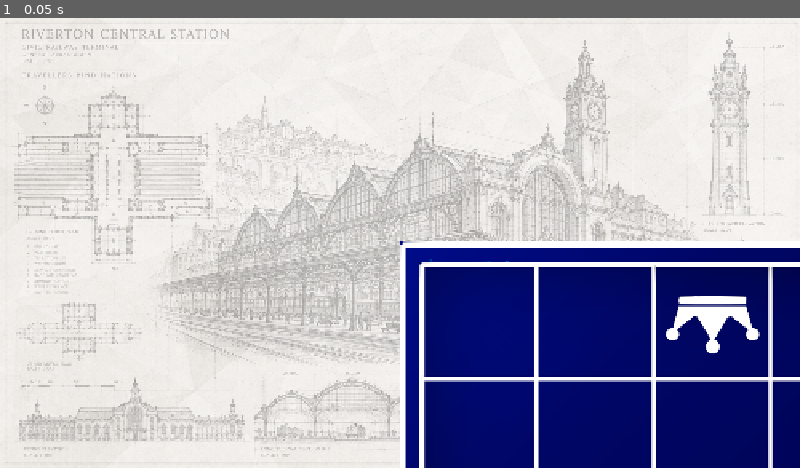
Above: before the commit, frame 1.
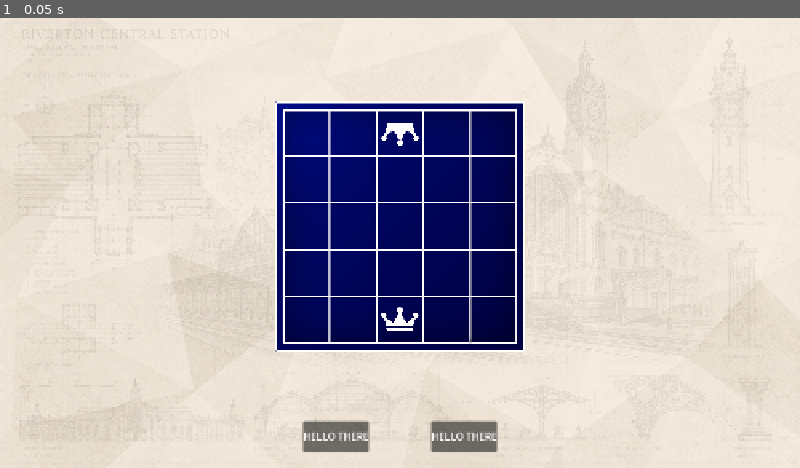
Above: after the commit, the same moment.

Repository: ryanh6/cardChess
Game: Godot game, scene res://scenes/screens/gameScreen.tscn
Two runs of this game, one before a commit and one after it. Both use one fixed random seed, a clock stepped at 60 frames per second and the inputs below. The project has no main scene, so this scene is started directly.
Inputs:
- Up to frame 1 (0.05 s): no input

The runs differ from the first frame. In frame 1, 43% of the frame differs, in the area x 0-100%, y 2-100%.

Commit message:
Changed game background
Another color tweak to the game screen background

Diff:
--- a/scenes/components/gameBoard.tscn
+++ b/scenes/components/gameBoard.tscn
@@ -12,9 +12,11 @@
 
 [node name="TextureRect" type="TextureRect" parent="." unique_id=97364680]
 layout_mode = 1
-anchors_preset = -1
-anchor_right = 0.781
-anchor_bottom = 1.389
-offset_right = -959.68005
-offset_bottom = -960.08
+anchors_preset = 15
+anchor_right = 1.0
+anchor_bottom = 1.0
+grow_horizontal = 2
+grow_vertical = 2
 texture = ExtResource("1_irmpp")
+expand_mode = 1
+stretch_mode = 5
--- /dev/null
+++ b/scenes/components/player.tscn
@@ -0,0 +1,13 @@
+[gd_scene format=3 uid="uid://ctmrg8muin1h4"]
+
+[node name="Player" type="PanelContainer" unique_id=1400750966]
+anchors_preset = 15
+anchor_right = 1.0
+anchor_bottom = 1.0
+grow_horizontal = 2
+grow_vertical = 2
+
+[node name="Name" type="Label" parent="." unique_id=644787706]
+layout_mode = 2
+text = "HELLO THERE"
+horizontal_alignment = 1
--- a/scenes/screens/gameScreen.tscn
+++ b/scenes/screens/gameScreen.tscn
@@ -1,7 +1,8 @@
 [gd_scene format=3 uid="uid://h6cv5xcntkfq"]
 
-[ext_resource type="Texture2D" uid="uid://hee0k37fc40w" path="res://assets/gameBackground.png" id="1_x5edd"]
+[ext_resource type="Texture2D" uid="uid://b8mbngbccnb5b" path="res://assets/gameBackground2.png" id="1_wdglq"]
 [ext_resource type="PackedScene" uid="uid://cvblemk8pxgoy" path="res://scenes/components/gameBoard.tscn" id="2_wdglq"]
+[ext_resource type="PackedScene" uid="uid://ctmrg8muin1h4" path="res://scenes/components/player.tscn" id="3_ug6w8"]
 
 [node name="GameScreen" type="Control" unique_id=14647702]
 layout_mode = 3
@@ -15,7 +16,7 @@
 layout_mode = 0
 offset_right = 1280.0
 offset_bottom = 720.0
-texture = ExtResource("1_x5edd")
+texture = ExtResource("1_wdglq")
 expand_mode = 1
 
 [node name="MainMargin" type="MarginContainer" parent="." unique_id=1442477704]
@@ -38,8 +39,18 @@
 size_flags_vertical = 3
 
 [node name="GameBoard" parent="MainMargin/MainRows/BoardRow" unique_id=1255382976 instance=ExtResource("2_wdglq")]
-custom_maximum_size = Vector2(0, 0)
+custom_minimum_size = Vector2(400, 400)
 layout_mode = 2
 
 [node name="PlayerUIRow" type="HBoxContainer" parent="MainMargin/MainRows" unique_id=202592522]
 layout_mode = 2
+theme_override_constants/separation = 100
+alignment = 1
+
+[node name="Player" parent="MainMargin/MainRows/PlayerUIRow" unique_id=1400750966 instance=ExtResource("3_ug6w8")]
+custom_minimum_size = Vector2(50, 50)
+layout_mode = 2
+
+[node name="Player2" parent="MainMargin/MainRows/PlayerUIRow" unique_id=1340856035 instance=ExtResource("3_ug6w8")]
+custom_minimum_size = Vector2(50, 50)
+layout_mode = 2
Binary file added: assets/gameBackground2.png
Not shown, added: assets/gameBackground2.png.import
Not shown, added: assets/gameBackground2.png~
